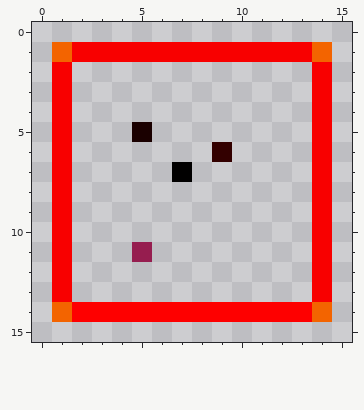
Pixel-art sprite: src/main/resources/chambers/chamber0/layer1.png. The picture above was drawn from the file before the commit.
The file is 16x16 pixels. Colours within 5 levels of each other are drawn and written as one.
New version:
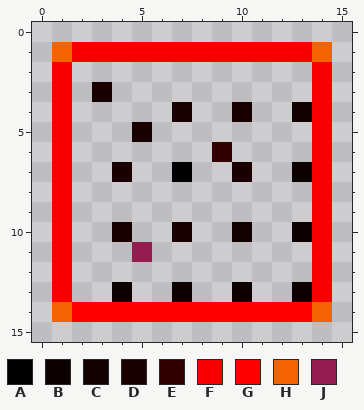
Palette (. is transparent): A #010000  B #0d0000  C #130000  D #1a0000  E #330000  F #f80000  G #fe0000  H #f36400  J #961d4f
Changes in this commit:
{"y":3,"x":3,"old":".","new":"D"}
{"y":4,"x":7,"old":".","new":"D"}
{"y":4,"x":10,"old":".","new":"D"}
{"y":4,"x":13,"old":".","new":"C"}
{"y":7,"x":4,"old":".","new":"D"}
{"y":7,"x":10,"old":".","new":"D"}
{"y":7,"x":13,"old":".","new":"B"}
{"y":10,"x":4,"old":".","new":"D"}
{"y":10,"x":7,"old":".","new":"D"}
{"y":10,"x":10,"old":".","new":"C"}
{"y":10,"x":13,"old":".","new":"B"}
{"y":13,"x":4,"old":".","new":"B"}
{"y":13,"x":7,"old":".","new":"B"}
{"y":13,"x":10,"old":".","new":"B"}
{"y":13,"x":13,"old":".","new":"B"}
{"label":"added","picture_box":[92,82,312,302]}
